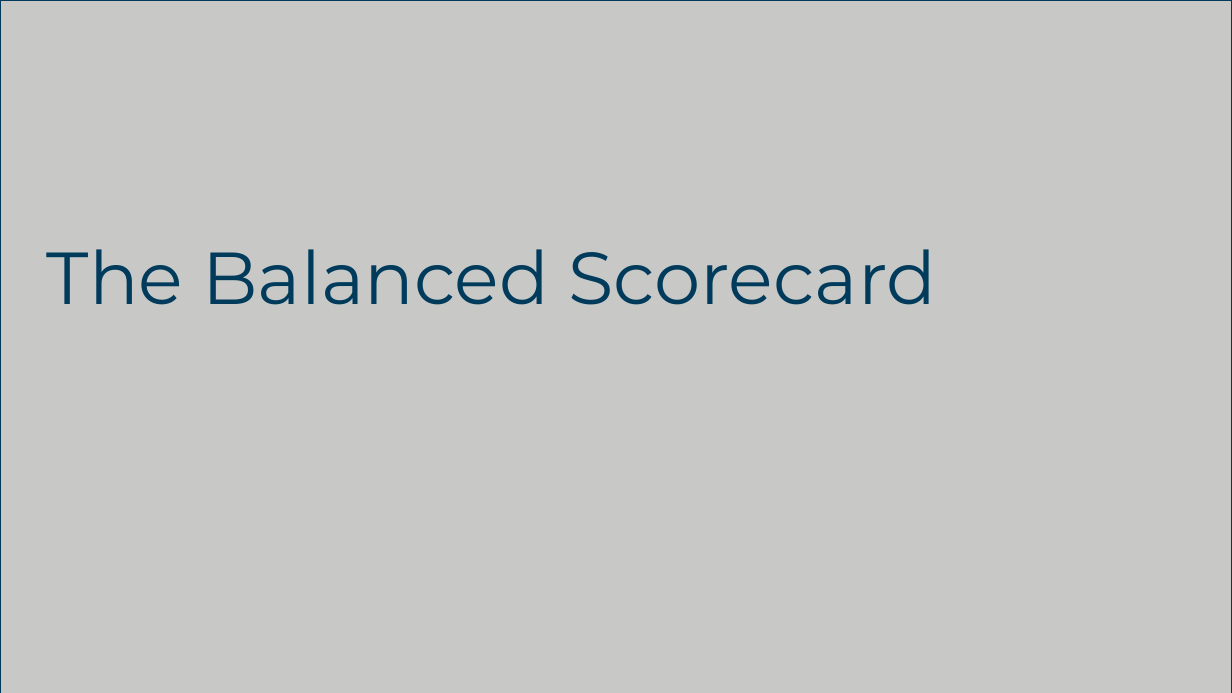
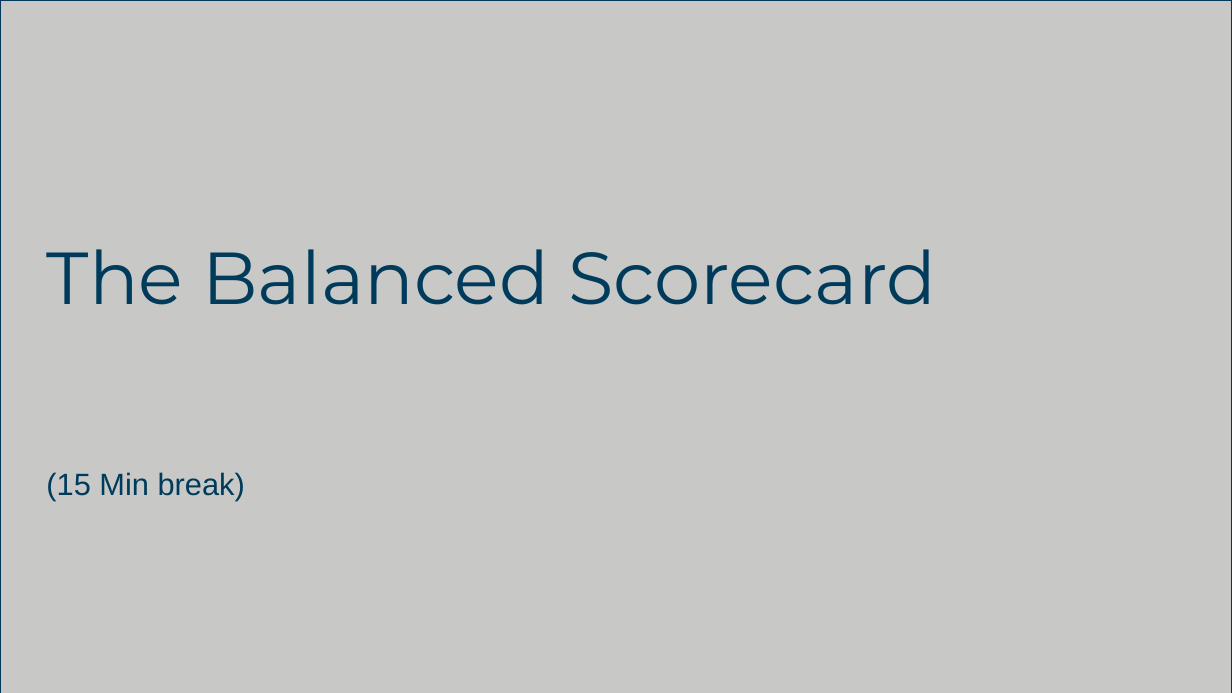
Before and after one commit to munishkumar-gh/munishkumar-gh.github.io, a slide deck: slide 16 of SuSS/ANL201 Study Unit 1_2021 - Lecturer.pptx. Drawn at 1232x693 pixels with LibreOffice and Linux fonts; fonts in the diff are those of the drawing; background and template pictures are left out. Boxes give left, top, right and bottom in pixels: in the first picture for what was removed or moved away, otherwise in the second. Text is boxed around its words. In the diff, an @@ line names an element or a change of style, - is before the commit and + after.

```diff
--- a/SuSS/ANL201 Study Unit 1_2021 - Lecturer.pptx
+++ b/SuSS/ANL201 Study Unit 1_2021 - Lecturer.pptx
@@ subtitle added at <box>46,472,245,501</box>, 18 pt, text #003B5C @@
+(15 Min break)
```
Also in this commit, not shown: 1 other slide changed, 1 other file.
